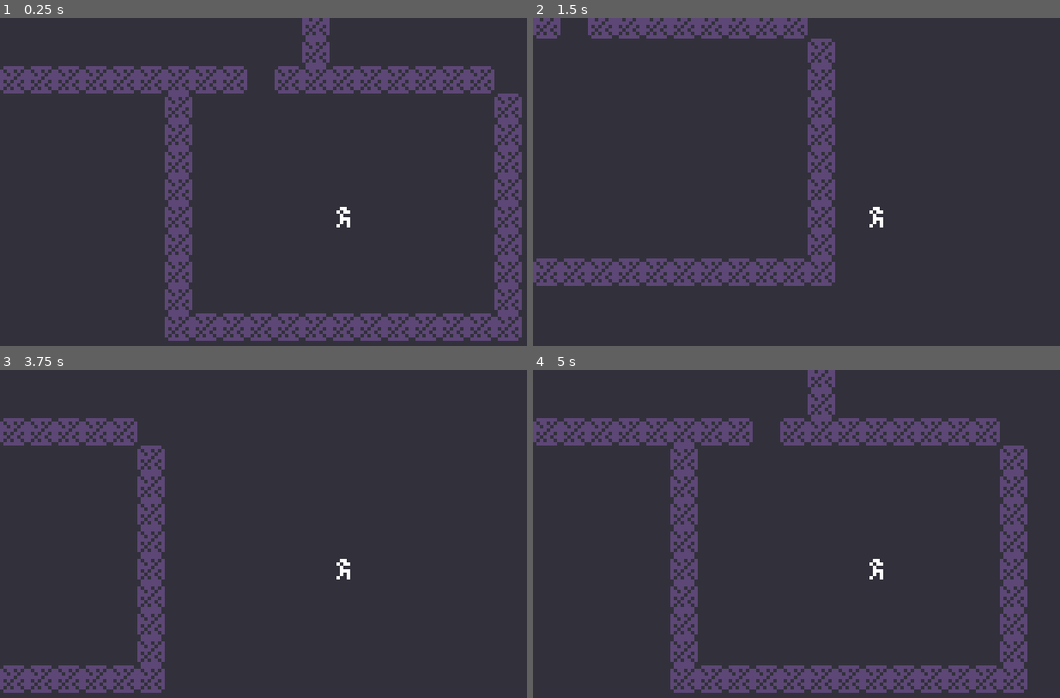
Above: before the commit, frames 1-4 (two rows, left to right).
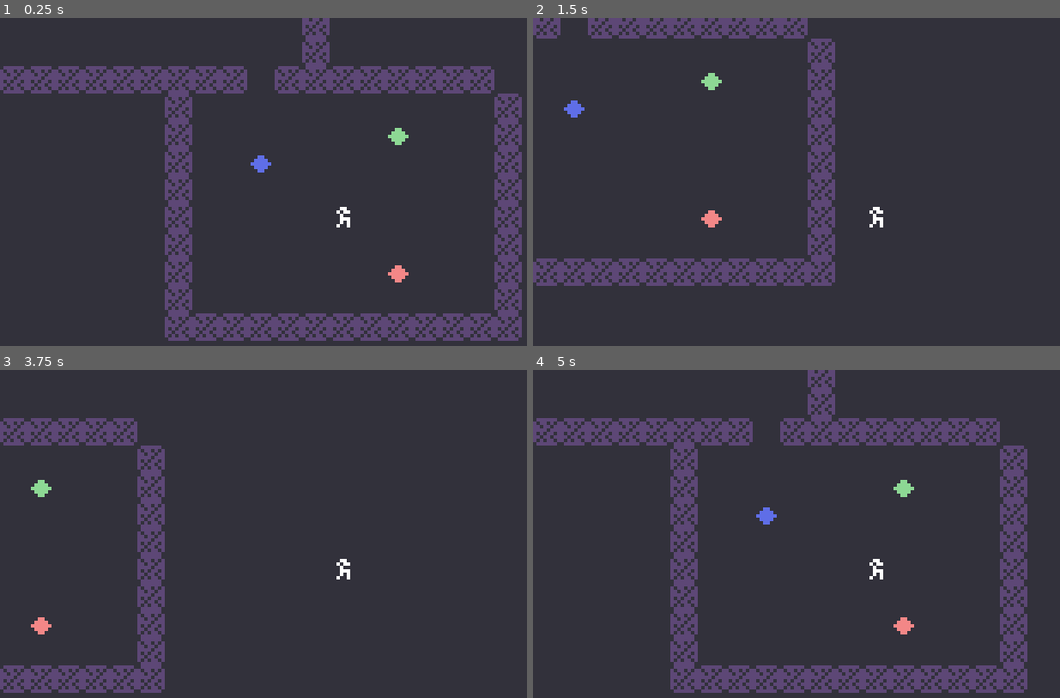
Above: after the commit, the same moments.

Repository: bitbrain/mutagen
Game: Godot game, scene res://scenes/stages/stage_1.tscn
The game is run twice, just before and just after one commit, with the same random seed, the same clock (stepped at 60 frames per second) and the same inputs.
Inputs:
- Up to frame 1 (0.25 s): no input
- Up to frame 2 (1.5 s): tap Enter at 0.5 s; hold D (walk_right) 0.53-1.28 s; hold S (walk_down) from 1.28 s (still down)
- Up to frame 3 (3.75 s): release S (walk_down) at 2.03 s; hold D (walk_right) 2.03-2.78 s; hold W (walk_up) 2.78-3.53 s; hold A (walk_left) from 3.53 s (still down)
- Up to frame 4 (5 s): keep holding A (walk_left)

The runs differ from the first frame. In frame 1, 0.4% of the frame differs, in the area x 47-78%, y 33-81%; in frame 2, 0.4%; in frame 3, 0.2%; in frame 4, 0.4%.

Commit message:
feat(player): mutation mixing

Diff:
--- a/colors.gd
+++ /dev/null
@@ -1,24 +0,0 @@
-extends Node
-
-
-const COLOR_MAP = {
-	"none": "#ffffff",
-	"red": "#f38787",
-	"green": "#8dd894",
-	"blue": "#5f6ee7",
-	"blue,red": "#ff5dcc",
-	"blue,green": "#5efdf7",
-	"green,red": "#fdfe89"
-}
-
-static func resolve(key:String) -> Color:
-	if key in COLOR_MAP:
-		return COLOR_MAP[key]
-	return Color(COLOR_MAP["none"])
-
-
-static func resolve_multiple(colorA:String, colorB:String) -> Color:
-	var key_array = [colorA, colorB]
-	key_array.sort()
-	var key = ",".join(key_array)
-	return resolve(key)
--- a/mutagen/mutagen.gd
+++ b/mutagen/mutagen.gd
@@ -1,8 +1,5 @@
 @tool
 extends Node2D
-
-
-const Colors = preload("res://colors.gd")
 
 
 @export_enum("red", "green", "blue") var mutation_color = "red":
@@ -22,9 +19,9 @@
 
 
 func _collect(player:Player) -> void:
-	player.mutate(mutation_color)
-	queue_free()
+	var combined = MutagenColor.resolve_multiple(mutation_color, player.mutagen_color.key)
+	player.mutate(combined)
 
 
 func _update_color() -> void:
-	sprite_2d.modulate = Colors.resolve(mutation_color)
+	sprite_2d.modulate = MutagenColor.resolve(mutation_color).color
--- a/mutagen/mutagen.tscn
+++ b/mutagen/mutagen.tscn
@@ -20,5 +20,6 @@
 [node name="CollectionArea" type="Area2D" parent="." unique_id=573342780]
 
 [node name="CollisionShape2D" type="CollisionShape2D" parent="CollectionArea" unique_id=2041652278]
+visible = false
 position = Vector2(4, 4)
 shape = SubResource("RectangleShape2D_sdjam")
--- /dev/null
+++ b/mutagen_color.gd
@@ -0,0 +1,38 @@
+class_name MutagenColor extends RefCounted
+
+
+var color:Color
+var key:String
+
+
+func _init(color:Color, key:String) -> void:
+	self.color = color
+	self.key = key
+
+
+const COLOR_MAP = {
+	"none": "#ffffff",
+	"red": "#f38787",
+	"green": "#8dd894",
+	"blue": "#5f6ee7",
+	"blue,red": "#ff5dcc",
+	"blue,green": "#5efdf7",
+	"green,red": "#fdfe89"
+}
+
+static var DEFAULT = MutagenColor.new(COLOR_MAP["none"], "none")
+
+
+static func resolve(key:String) -> MutagenColor:
+	if key in COLOR_MAP:
+		return MutagenColor.new(COLOR_MAP[key], key)
+	return MutagenColor.new(Color(COLOR_MAP["none"])	, "none")
+
+
+static func resolve_multiple(colorA:String, colorB:String) -> MutagenColor:
+	var key_array = [colorA, colorB]
+	# ensure to clear cheeky values
+	key_array.erase("none")
+	key_array.sort()
+	var key = ",".join(key_array)
+	return resolve(key)
--- a/player/player.gd
+++ b/player/player.gd
@@ -2,14 +2,13 @@
 
 
 const CELL_SIZE = 8
-const Colors = preload("res://colors.gd")
 
 
 @onready var input_throttle_timer: Timer = $InputThrottleTimer
 
 
 var movable = true
-
+var mutagen_color = MutagenColor.DEFAULT
 
 
 func _ready() -> void:
@@ -32,8 +31,9 @@
 		movable = false
 
 
-func mutate(mutagen:String) -> void:
-	modulate = Colors.resolve(mutagen)
+func mutate(mutagen_color:MutagenColor) -> void:
+	self.mutagen_color = mutagen_color
+	modulate = mutagen_color.color
 
 
 func _on_input_throttle() -> void:
--- a/player/player.tscn
+++ b/player/player.tscn
@@ -14,6 +14,7 @@
 script = ExtResource("1_rkbax")
 
 [node name="CollisionShape2D" type="CollisionShape2D" parent="." unique_id=1737062558]
+visible = false
 position = Vector2(4, 4)
 shape = SubResource("RectangleShape2D_rkbax")
 
--- a/scenes/stages/stage_1.tscn
+++ b/scenes/stages/stage_1.tscn
@@ -12,5 +12,12 @@
 position = Vector2(104, 8)
 
 [node name="Mutagen" parent="." index="2" unique_id=2023622897 instance=ExtResource("2_cuow7")]
-position = Vector2(56, -96)
+position = Vector2(120, -16)
 mutation_color = "green"
+
+[node name="Mutagen2" parent="." index="3" unique_id=83222961 instance=ExtResource("2_cuow7")]
+position = Vector2(120, 24)
+
+[node name="Mutagen3" parent="." index="4" unique_id=1333251963 instance=ExtResource("2_cuow7")]
+position = Vector2(80, -8)
+mutation_color = "blue"
Renamed: colors.gd.uid -> mutagen_color.gd.uid
